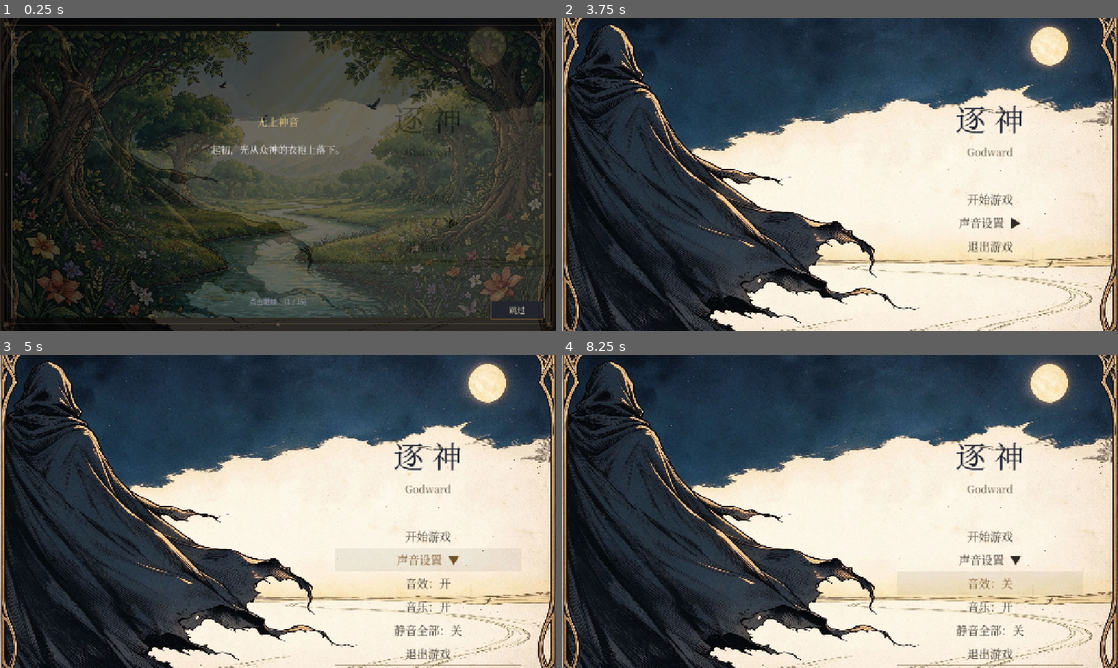
Above: before the commit, frames 1-4 (two rows, left to right).
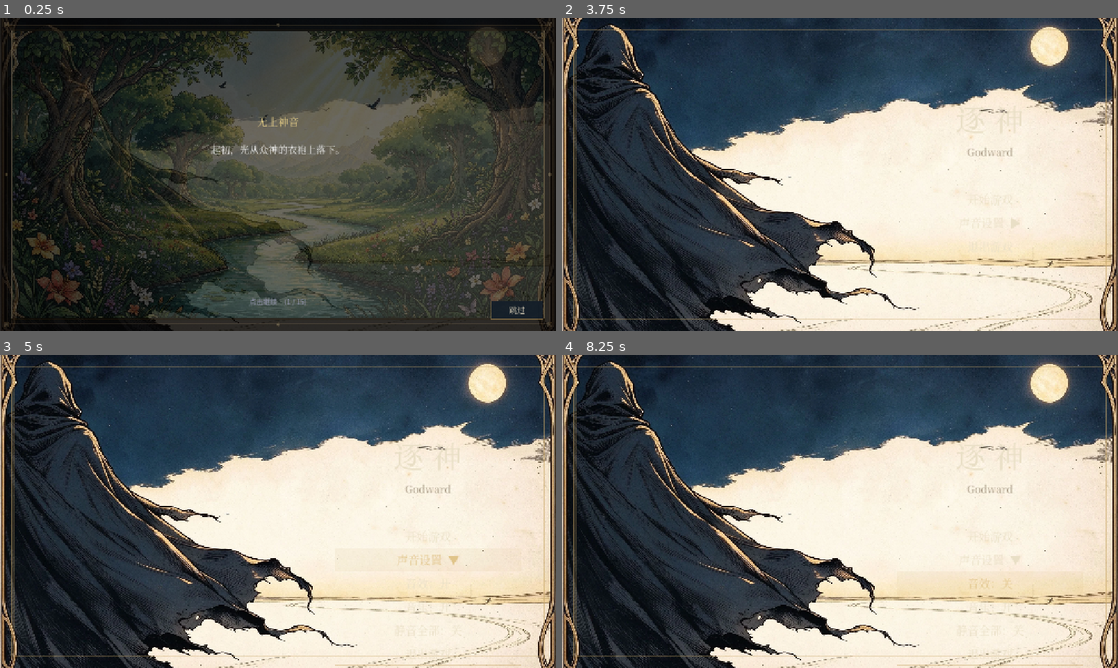
Above: after the commit, the same moments.

Repository: td1ql/godward
Game: Godot game, scene res://scenes/main_menu.tscn
Same seed, same stepped clock (60 frames per second), same inputs: the game is played once before the commit and once after it.
Inputs (mouse positions are in pixels of both pictures, inside the frame that each line leads up to):
- Up to frame 1 (0.25 s): no input
- Up to frame 2 (3.75 s): click "开始游戏" at 0.5 s; click "开始游戏" at 1.25 s; click "声音设置 ▶" at 2 s; click (840, 174) at 2.75 s; click "跳过" at 3.5 s
- Up to frame 3 (5 s): click "声音设置 ▶" at 4.25 s
- Up to frame 4 (8.25 s): click "声音设置 ▼" at 5 s; click "开始游戏" at 5.75 s; click "返回" at 6.5 s; click "声音设置 ▶" at 7.25 s; click "音效：开" at 8 s

The runs differ from the first frame. In frame 1, 0.2% of the frame differs, in the area x 71-97%, y 28-97%; in frame 2, 2.4%; in frame 3, 2.9%; in frame 4, 2.9%, in the area x 2-98%, y 2-100%.

Commit message:
art: 美术风格规范 docs/ART_STYLE.md（双色/金线/二次元人物/提示词模板）；UiKit 色卡换成新规范；主菜单加金线细框并统一配色

Diff:
--- a/scripts/main_menu.gd
+++ b/scripts/main_menu.gd
@@ -38,9 +38,13 @@
 		add_child(bg)
 	else:
 		var fallback := ColorRect.new()
-		fallback.color = Color(0.07, 0.08, 0.11)
+		fallback.color = UiKit.NIGHT_DEEP
 		fallback.size = Vector2(1280, 720)
 		add_child(fallback)
+
+	# 一圈极细的金线（参考图那种）
+	_add_frame(Vector2(26, 20), Vector2(1228, 680), 0.5)
+	_add_frame(Vector2(32, 26), Vector2(1216, 668), 0.28)
 
 
 	var title := Label.new()
@@ -50,7 +54,7 @@
 	title.horizontal_alignment = HORIZONTAL_ALIGNMENT_CENTER
 	title.vertical_alignment = VERTICAL_ALIGNMENT_CENTER
 	title.add_theme_font_size_override("font_size", 70)
-	title.add_theme_color_override("font_color", Color(0.13, 0.14, 0.20))
+	title.add_theme_color_override("font_color", UiKit.INK_TEXT)
 	StoryDB.apply_serif(title)
 	add_child(title)
 
@@ -60,7 +64,7 @@
 	sub.size = Vector2(600, 40)
 	sub.horizontal_alignment = HORIZONTAL_ALIGNMENT_CENTER
 	sub.add_theme_font_size_override("font_size", 24)
-	sub.add_theme_color_override("font_color", Color(0.37, 0.31, 0.25))
+	sub.add_theme_color_override("font_color", UiKit.PAPER_DIM)
 	StoryDB.apply_serif(sub)
 	add_child(sub)
 
@@ -125,6 +129,20 @@
 func _on_toggle_bgm() -> void:
 	AudioManager.set_bgm_muted(not AudioManager.bgm_muted)
 	_update_bgm_btn()
+
+
+# 一圈极细的金线框
+func _add_frame(pos: Vector2, size: Vector2, alpha: float) -> void:
+	var p := Panel.new()
+	p.position = pos
+	p.size = size
+	p.mouse_filter = Control.MOUSE_FILTER_IGNORE
+	var sb := StyleBoxFlat.new()
+	sb.bg_color = Color(0, 0, 0, 0)
+	sb.border_color = Color(UiKit.GOLD, alpha)
+	sb.set_border_width_all(1)
+	p.add_theme_stylebox_override("panel", sb)
+	add_child(p)
 
 func _make_menu_button(content: String, y: float) -> Button:
 	var b := Button.new()
@@ -133,21 +151,21 @@
 	b.size = Vector2(430, 54)
 	b.focus_mode = Control.FOCUS_NONE
 	b.add_theme_font_size_override("font_size", 26)
-	b.add_theme_color_override("font_color", Color(0.18, 0.16, 0.13))
-	b.add_theme_color_override("font_hover_color", Color(0.45, 0.32, 0.15))
-	b.add_theme_color_override("font_pressed_color", Color(0.10, 0.09, 0.07))
+	b.add_theme_color_override("font_color", UiKit.INK_TEXT)
+	b.add_theme_color_override("font_hover_color", UiKit.GOLD_HI)
+	b.add_theme_color_override("font_pressed_color", UiKit.MOON)
 	StoryDB.apply_serif(b)
 
 	var normal := StyleBoxFlat.new()
 	normal.bg_color = Color(1, 1, 1, 0.0)
 	normal.border_width_bottom = 1
-	normal.border_color = Color(0.42, 0.33, 0.20, 0.45)
+	normal.border_color = Color(UiKit.GOLD, 0.40)
 	b.add_theme_stylebox_override("normal", normal)
 
 	var hover := StyleBoxFlat.new()
-	hover.bg_color = Color(0.16, 0.14, 0.10, 0.07)
+	hover.bg_color = Color(UiKit.GOLD, 0.10)
 	hover.border_width_bottom = 1
-	hover.border_color = Color(0.55, 0.42, 0.20, 0.85)
+	hover.border_color = Color(UiKit.GOLD_HI, 0.95)
 	b.add_theme_stylebox_override("hover", hover)
 
 	var pressed := StyleBoxFlat.new()
--- a/scripts/ui_kit.gd
+++ b/scripts/ui_kit.gd
@@ -8,17 +8,31 @@
 # 要改配色/字号/边框，改这里，所有界面一起变。
 # ============================================================
 
-const INK_TEXT := Color(0.93, 0.88, 0.74)
-const INK_TEXT_HOVER := Color(1.0, 0.95, 0.78)
-const INK_BORDER := Color(0.55, 0.44, 0.24, 0.45)
-const INK_BORDER_HOVER := Color(0.85, 0.68, 0.34, 0.95)
-const INK_BG_DARK := Color(0.05, 0.06, 0.09, 0.72)
-const INK_BG := Color(0.13, 0.14, 0.18, 0.92)
-const INK_BG_HOVER := Color(0.55, 0.42, 0.16, 0.32)
+# ===== 美术色卡（docs/ART_STYLE.md）=====
+# 双色世界：深夜蓝黑 + 羊皮纸暖白，金线只用一根细的。
+const NIGHT := Color("1d3143")
+const NIGHT_DEEP := Color("141e28")
+const INK_BLACK := Color("0b0f14")
+const PAPER := Color("f9ecd8")
+const PAPER_HI := Color("fbf3e1")
+const PAPER_SHADE := Color("eaddc4")
+const PAPER_DIM := Color("a49681")
+const GOLD := Color("c9a86a")
+const GOLD_HI := Color("e0c48a")
+const MOON := Color("faefd1")
+const BLOOD := Color("7a2e2a")
 
-const PARCHMENT_BG := Color(0.94, 0.90, 0.80, 0.92)
-const PARCHMENT_BORDER := Color(0.48, 0.37, 0.18, 0.55)
-const PARCHMENT_SHADOW := Color(0.10, 0.07, 0.03, 0.35)
+const INK_TEXT := Color("e9dfc6")
+const INK_TEXT_HOVER := Color("fbf3e1")
+const INK_BORDER := Color("c9a86a")
+const INK_BORDER_HOVER := Color("e0c48a")
+const INK_BG_DARK := Color(0.043, 0.059, 0.078, 0.82)
+const INK_BG := Color(0.078, 0.118, 0.161, 0.94)
+const INK_BG_HOVER := Color(0.788, 0.659, 0.416, 0.14)
+
+const PARCHMENT_BG := Color(0.976, 0.925, 0.847, 0.96)
+const PARCHMENT_BORDER := Color(0.788, 0.659, 0.416, 0.62)
+const PARCHMENT_SHADOW := Color(0.043, 0.059, 0.078, 0.40)
 
 
 static func style(b: Button, font_size: int = 20, dark: bool = false) -> void:
@@ -34,12 +48,12 @@
 	nb.border_width_right = 1
 	nb.border_width_top = 1
 	nb.border_width_bottom = 1
-	nb.border_color = INK_BORDER
+	nb.border_color = Color(INK_BORDER, 0.42)
 	b.add_theme_stylebox_override("normal", nb)
 
 	var hb: StyleBoxFlat = nb.duplicate()
 	hb.bg_color = INK_BG_HOVER
-	hb.border_color = INK_BORDER_HOVER
+	hb.border_color = Color(INK_BORDER_HOVER, 0.95)
 	b.add_theme_stylebox_override("hover", hb)
 	b.add_theme_stylebox_override("pressed", hb)
 	b.add_theme_stylebox_override("focus", StyleBoxEmpty.new())
Not shown, added: docs/ART_STYLE.md
Not shown, changed: docs/HEROES.md
